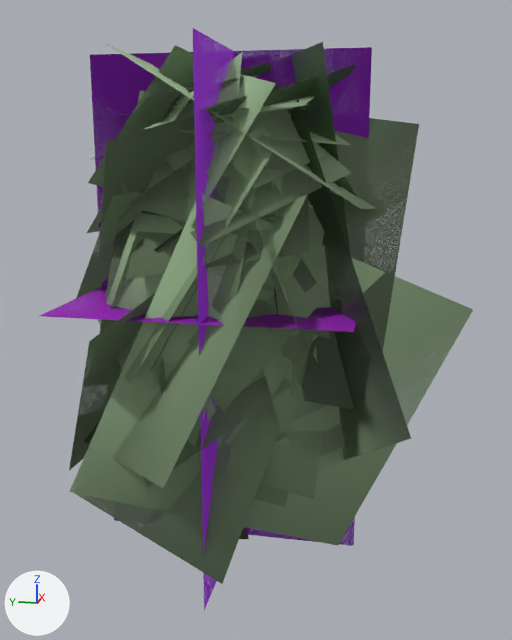
The glTF model data/models/board/vegetation/tree-slender.glb: old version first, new version second.
Rendered twice from a camera (50 mm lens) standing at (-41.1, -9.5, 24.9) and looking at (-1.4, -1.5, 14.9). Lighting does not change. The marker at lower left points along +X, +Y and +Z. The first picture is the older version. Where no turn or scale is listed for an object, it has been applied to the vertices. Vertices at exactly the same position are counted once.

Objects in the first picture: 'tree-slender-lod0.001', 'tree-slender-lod1.001', 'tree-slender-lod2.001', 'tree-slender-lod3.001'.
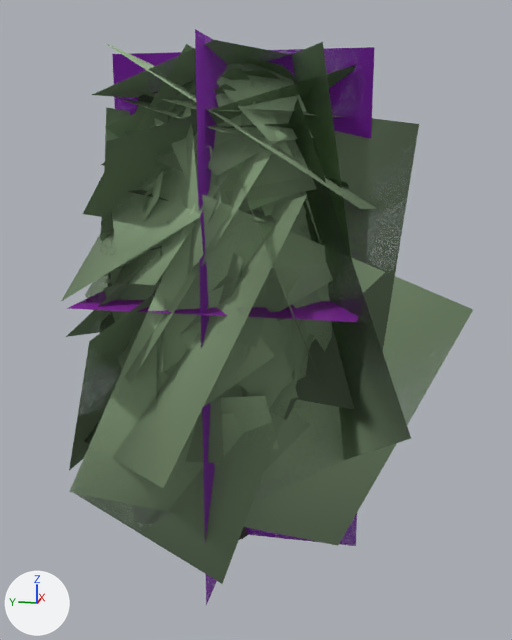
Boxes [x1, y1, x2, y2] around the edits, measured in the pictures (512 x 640 px; the box of a moved part takes in the faces that stretch with it):
'tree-slender-lod1.001', reshaped, recoloured (9% narrower): before [76, 45, 386, 538]; after [61, 40, 342, 539]
'tree-slender-lod0.001', reshaped: before [98, 52, 356, 539]; after [110, 57, 365, 540]
'tree-slender-lod3.001', reshaped (8% narrower): before [40, 28, 372, 610]; after [68, 29, 374, 605]
part 1 of me_tree_slender_lod0, rebuilt (mostly hidden): before [303, 199, 315, 214]; after [287, 197, 307, 213]
part 2 of me_tree_slender_lod0, deleted (green): before [98, 52, 356, 515]
part 3 of me_tree_slender_lod0, reshaped (mostly hidden before): before [158, 140, 326, 539]; after [110, 57, 365, 540]
part 4 of me_tree_slender_lod1, moved or reshaped: before [76, 45, 386, 488]; after [61, 40, 342, 463]
part 5 of me_tree_slender_lod1, recoloured: before [84, 45, 386, 410]; after [61, 44, 314, 410]
part 6 of me_tree_slender_lod1, recoloured: before [106, 151, 324, 385]; after [83, 40, 342, 463]
part 7 of me_tree_slender_lod1, recoloured: before [76, 106, 325, 464]; after [119, 98, 297, 399]
part 8 of me_tree_slender_lod1, recoloured: before [142, 145, 351, 488]; after [108, 217, 300, 463]

Edits to the bpy script that builds the scene:
```text
Change me_tree_slender_lod0:
    remove me_tree_slender_lod0.from_pydata(...)  # 1379 vertices, 1206 faces; spans x -8.2..8.1, y -7.6..8.6, z 0.0..30.0
    add me_tree_slender_lod0.from_pydata(...)  # 1190 vertices, 1080 faces; spans x -7.8..7.8, y -7.8..7.2, z 0.0..30.0
    me_tree_slender_lod0 part 1: the loose piece of 4 vertices spanning x -4.2..1.7, y -6.1..-2.2, z 20.6..25.6 is rebuilt with 4 vertices and now spans x -2.9..3.0, y -6.6..-1.9, z 20.3..24.5
    me_tree_slender_lod0 part 2: 191 loose pieces with 819 vertices, spanning x -8.2..8.1, y -7.6..8.6, z 1.0..30.0, are deleted
    me_tree_slender_lod0 part 3: 27 vertices moved within x -3.6..2.4, y -3.8..5.0, z 0.8..27.8; 191 vertices removed from x -8.2..6.3, y -7.5..5.7, z 0.0..28.1; 821 vertices added at x -7.8..7.8, y -7.8..7.2, z 0.0..30.0
    other edits to the shape of me_tree_slender_lod0 do not show in these pictures
Change me_tree_slender_lod1:
    remove me_tree_slender_lod1.from_pydata(...)  # 328 vertices, 218 faces; spans x -9.5..8.1, y -8.8..10.1, z 0.0..30.0
    add me_tree_slender_lod1.from_pydata(...)  # 328 vertices, 218 faces; spans x -9.3..9.6, y -7.4..9.9, z 0.0..30.0
    me_tree_slender_lod1 part 4: 264 of 328 vertices moved; they spanned x -9.5..8.1, y -8.8..10.1, z 0.4..30.0 and now span x -9.3..9.6, y -7.4..9.9, z 1.9..30.0; mean shift (0.9, 1.1, -1.1); largest move (-2.6, 5.6, 2.1) -> (-3.1, 7.3, 27.5)
    me_tree_slender_lod1 part 5: 48 faces centred in x -4.9..5.3, y -5.0..6.2, z 7.9..27.2 are repainted in the vertex colours; the middle colour goes from green #c3e5b5 to green #c1e3b3
    me_tree_slender_lod1 part 6: 39 faces centred in x -5.5..4.6, y -4.1..5.1, z 5.2..24.5 are repainted in the vertex colours; the middle colour goes from greyish green #9cb890 to green #b9daab
    me_tree_slender_lod1 part 7: 31 faces centred in x -5.8..3.9, y -2.5..6.8, z 3.7..26.7 are repainted in the vertex colours; the middle colour goes from green #bbdbac to greyish green #a1bd95
    me_tree_slender_lod1 part 8: 14 faces centred in x -5.7..3.2, y -3.8..4.4, z 8.6..24.9 are repainted in the vertex colours; the middle colour goes from greyish green #92ac86 to greyish green #8aa37f
    other edits to the shape of me_tree_slender_lod1 do not show in these pictures
Change me_tree_slender_lod3:
    remove me_tree_slender_lod3.from_pydata(...)  # 12 vertices, 6 faces; spans x -8.2..8.1, y -7.6..8.6, z 0.0..30.0
    add me_tree_slender_lod3.from_pydata(...)  # 12 vertices, 6 faces; spans x -7.8..7.8, y -7.8..7.2, z 0.0..30.0
    me_tree_slender_lod3 part 9
    me_tree_slender_lod3.vertices[0].co: (-8.2, 0.0, 0.0) -> (-7.8, 0.0, 0.0)  # pixel (204, 610) -> pixel (206, 606)
    me_tree_slender_lod3.vertices[1].co: (8.1, 0.0, 0.0) -> (7.8, 0.0, 0.0)
    me_tree_slender_lod3.vertices[2].co: (8.1, 0.0, 30.0) -> (7.8, 0.0, 30.0)
    me_tree_slender_lod3.vertices[3].co: (-8.2, 0.0, 30.0) -> (-7.8, 0.0, 30.0)  # pixel (192, 27) -> pixel (195, 29)
    me_tree_slender_lod3.vertices[4].co: (0.0, -7.6, 0.0) -> (0.0, -7.8, 0.0)  # pixel (353, 545) -> pixel (355, 546)
    me_tree_slender_lod3.vertices[5].co: (0.0, 8.6, 0.0) -> (0.0, 7.2, 0.0)  # pixel (114, 520) -> not seen
    me_tree_slender_lod3.vertices[6].co: (0.0, 8.6, 30.0) -> (0.0, 7.2, 30.0)  # pixel (89, 54) -> pixel (112, 54)
    me_tree_slender_lod3.vertices[7].co: (0.0, -7.6, 30.0) -> (0.0, -7.8, 30.0)  # pixel (371, 47) -> pixel (374, 47)
    me_tree_slender_lod3.vertices[8].co: (-8.2, -7.6, 16.3) -> (-7.8, -7.8, 16.6)  # pixel (353, 331) -> pixel (357, 322)
    me_tree_slender_lod3.vertices[9].co: (8.1, -7.6, 16.3) -> (7.8, -7.8, 16.6)
    me_tree_slender_lod3.vertices[10].co: (8.1, 8.6, 16.3) -> (7.8, 7.2, 16.6)
    me_tree_slender_lod3.vertices[11].co: (-8.2, 8.6, 16.3) -> (-7.8, 7.2, 16.6)  # pixel (38, 316) -> pixel (66, 308)
```
